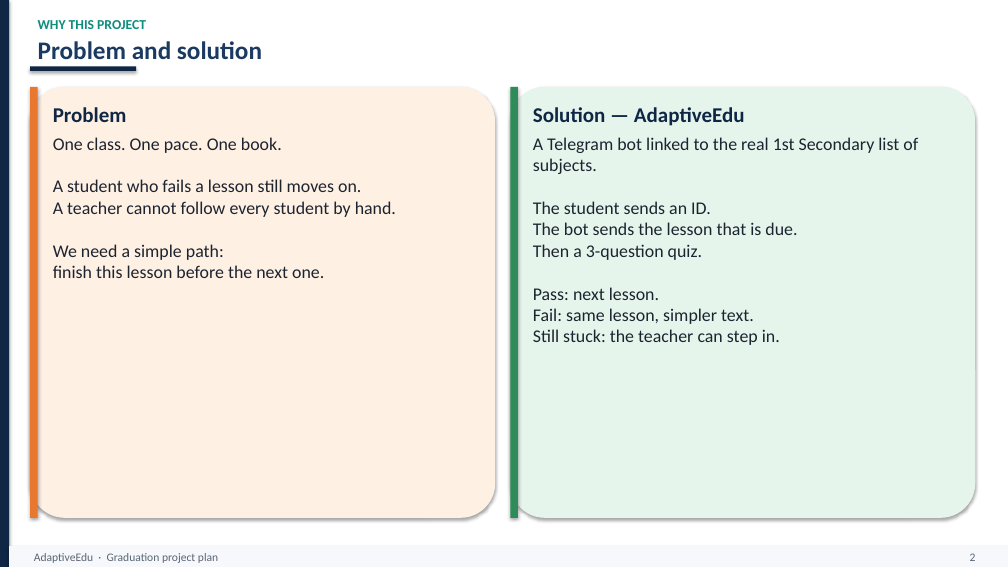
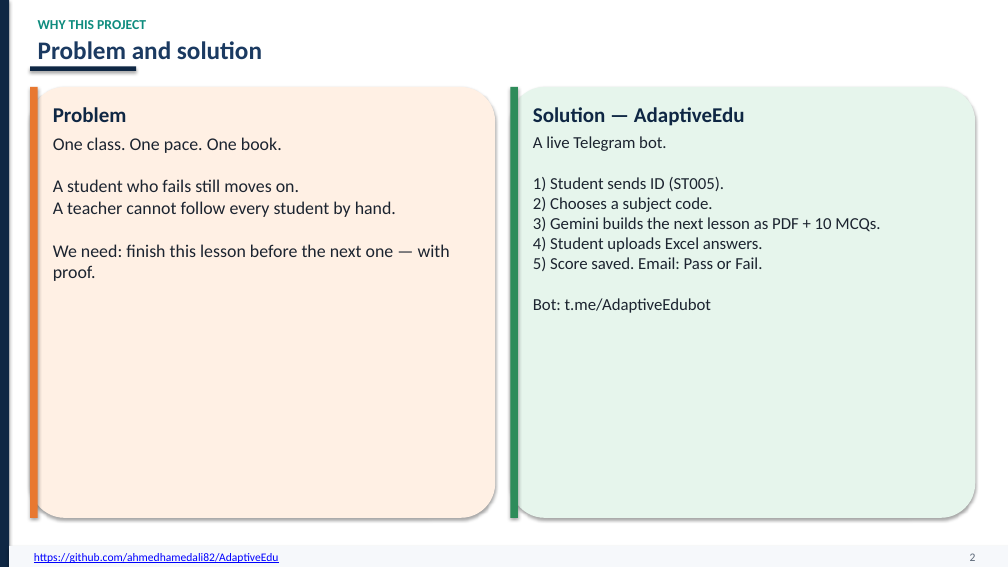
Before and after one commit to ahmedhamedali82/AdaptiveEdu, a slide deck: slide 2 of AdaptiveEdu_Project_Plan.pptx. Drawn at 1008x567 pixels with LibreOffice and Linux fonts; fonts in the diff are those of the drawing. Boxes give left, top, right and bottom in pixels: in the first picture for what was removed or moved away, otherwise in the second. Text is boxed around its words. In the diff, an @@ line names an element or a change of style, - is before the commit and + after.

```diff
--- a/AdaptiveEdu_Project_Plan.pptx
+++ b/AdaptiveEdu_Project_Plan.pptx
@@ text at (53,137,450,281): text changed @@
-One class. One pace. One book.
-A student who fails a lesson still moves on.
-A teacher cannot follow every student by hand.
-We need a simple path:
-finish this lesson before the next one.
+One class. One pace. One book.
+A student who fails still moves on.
+A teacher cannot follow every student by hand.
+We need: finish this lesson before the next one — with proof.
@@ text at (533,136,880,313): text changed; size 17 to 16 pt @@
-A Telegram bot linked to the real 1st Secondary list of subjects.
-The student sends an ID.
-The bot sends the lesson that is due.
-Then a 3-question quiz.
-Pass: next lesson.
-Fail: same lesson, simpler text.
-Still stuck: the teacher can step in.
+A live Telegram bot.
+1) Student sends ID (ST005).
+2) Chooses a subject code.
+3) Gemini builds the next lesson as PDF + 10 MCQs.
+4) Student uploads Excel answers.
+5) Score saved. Email: Pass or Fail.
+Bot: t.me/AdaptiveEdubot
@@ text at (34,553,279,563): text changed; text colour #5A6676 to #0000FF @@
-AdaptiveEdu · Graduation project plan
+https://github.com/ahmedhamedali82/AdaptiveEdu
```
Also in this commit, not shown: 1 other slide changed, 16 slides added, 10 slides removed, 35 other files.
